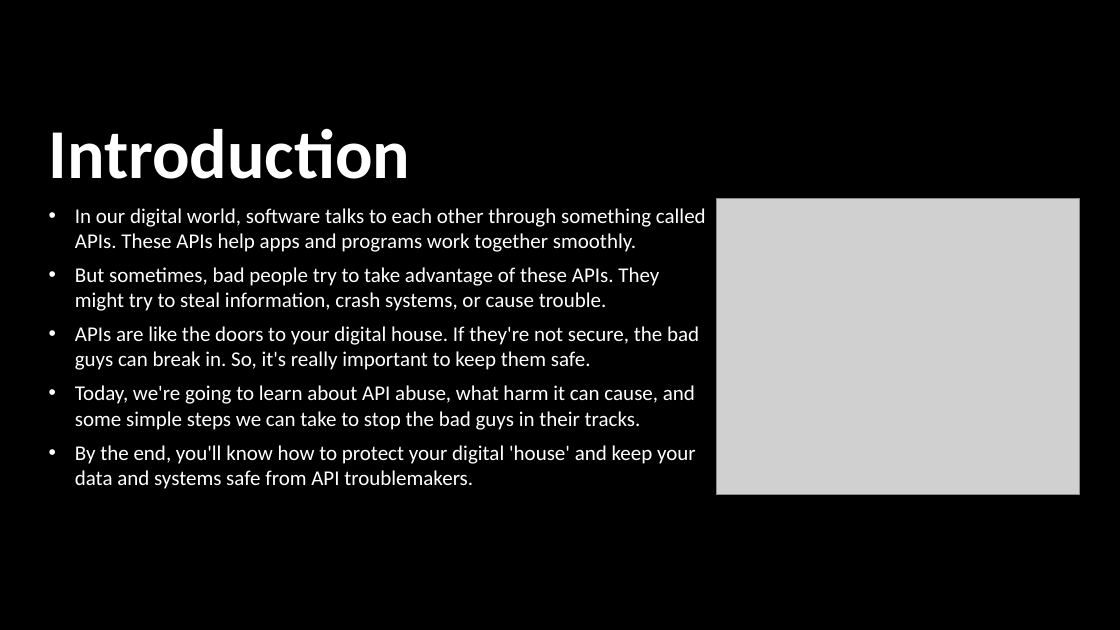
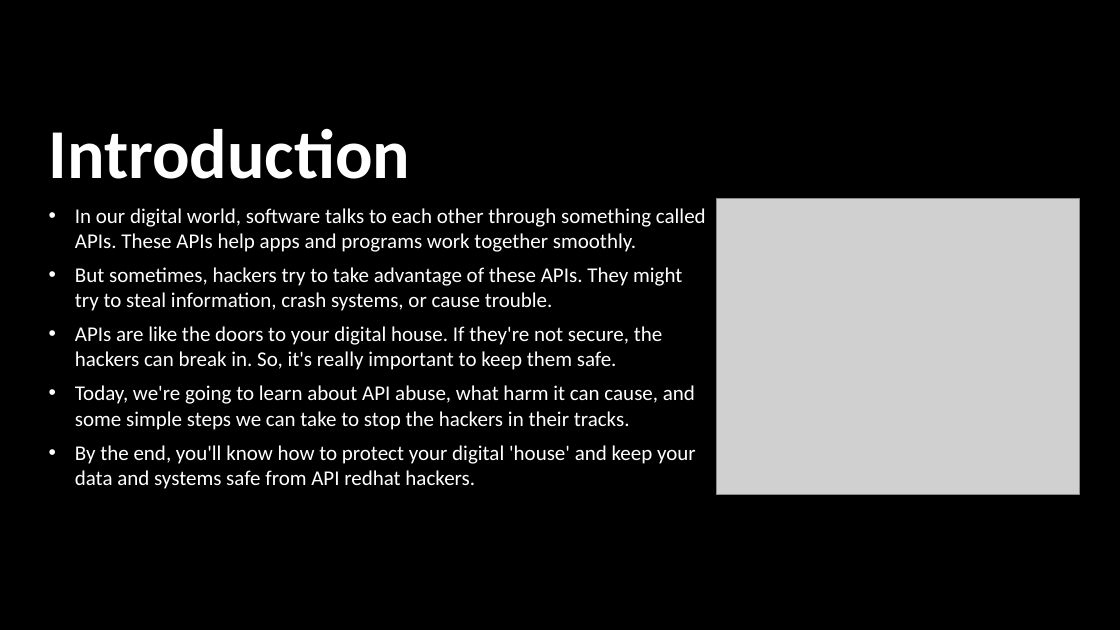
Before and after one commit to yashpatel521/API-Abuse, a slide deck: slide 3 of Database_&_docs/API Abuse.pptx. Drawn at 1120x630 pixels with LibreOffice and Linux fonts; fonts in the diff are those of the drawing; grey boxes stand for pictures; background and template pictures are left out. Boxes give left, top, right and bottom in pixels: in the first picture for what was removed or moved away, otherwise in the second. Text is boxed around its words. In the diff, an @@ line names an element or a change of style, - is before the commit and + after.

Commit message:
ppt updated

```diff
--- a/Database_&_docs/API Abuse.pptx
+++ b/Database_&_docs/API Abuse.pptx
@@ text at bbox=[75, 267, 682, 311]: text changed @@
-• But sometimes, bad people try to take advantage of these APIs. They might try to steal information, crash systems, or cause trouble.
+• But sometimes, hackers try to take advantage of these APIs. They might try to steal information, crash systems, or cause trouble.
@@ text at bbox=[75, 326, 662, 370]: text changed @@
-• APIs are like the doors to your digital house. If they're not secure, the bad guys can break in. So, it's really important to keep them safe.
+• APIs are like the doors to your digital house. If they're not secure, the hackers can break in. So, it's really important to keep them safe.
@@ text at bbox=[75, 385, 695, 430]: text changed @@
-• Today, we're going to learn about API abuse, what harm it can cause, and some simple steps we can take to stop the bad guys in their tracks.
+• Today, we're going to learn about API abuse, what harm it can cause, and some simple steps we can take to stop the hackers in their tracks.
@@ text at bbox=[75, 445, 696, 489]: text changed @@
-• By the end, you'll know how to protect your digital 'house' and keep your data and systems safe from API troublemakers.
+• By the end, you'll know how to protect your digital 'house' and keep your data and systems safe from API redhat hackers.
```
Also in this commit, not shown: 2 other slides changed.
